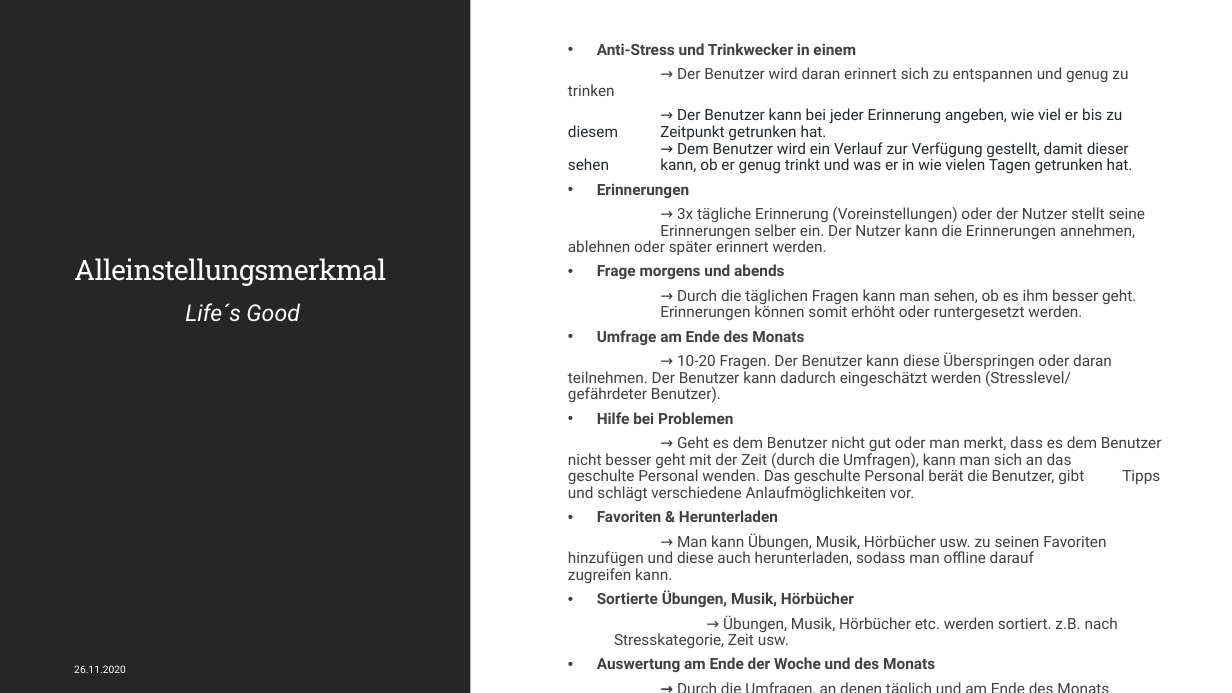
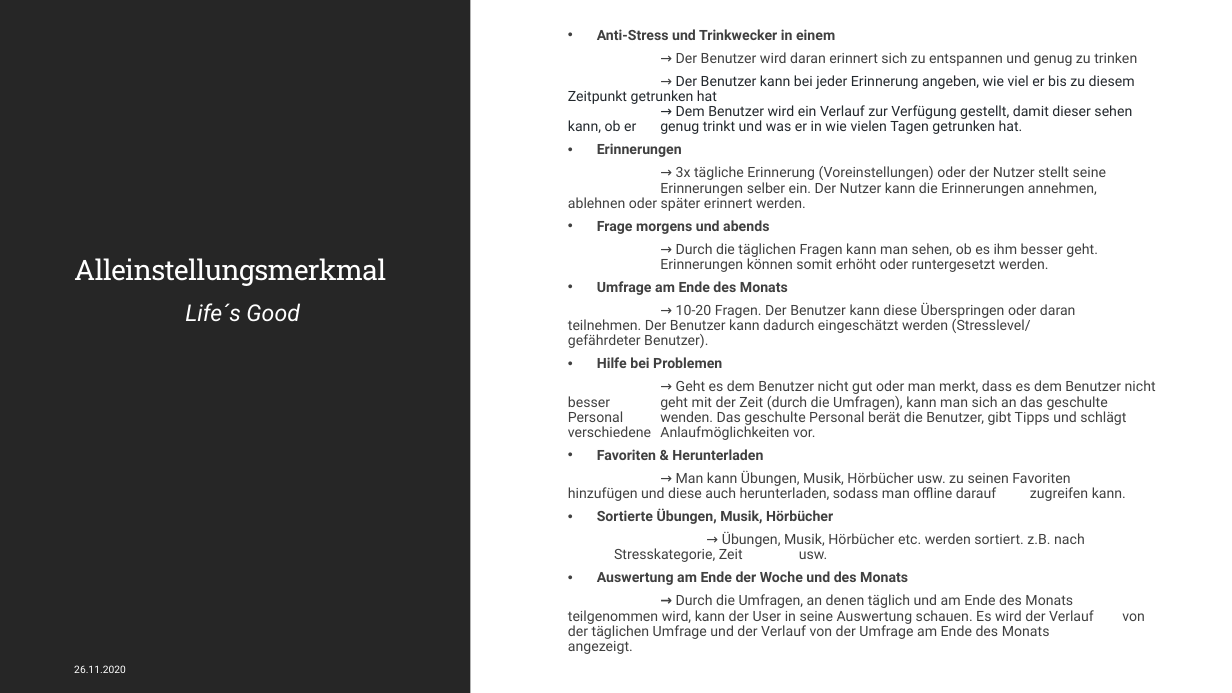
Before and after one commit to Kplacken/EPWS2020SerttasPlackenhohn, a slide deck: slide 13 of Audit 1/WS2020_SerttasPlackenhohn_Audit1.pptx. Drawn at 1232x693 pixels with LibreOffice and Linux fonts; fonts in the diff are those of the drawing. Boxes give left, top, right and bottom in pixels: in the first picture for what was removed or moved away, otherwise in the second. Text is boxed around its words. In the diff, an @@ line names an element or a change of style, - is before the commit and + after.

```diff
--- a/Audit 1/WS2020_SerttasPlackenhohn_Audit1.pptx
+++ b/Audit 1/WS2020_SerttasPlackenhohn_Audit1.pptx
@@ text at (x1=568, y1=29, x2=1156, y2=654): size 12 to 11 pt in "Anti-Stress und Trinkwecker in einem", "→ Der Benutzer wird daran erinnert sich ...", "Erinnerungen", "→ 3x tägliche Erinnerung (Voreinstellungen) oder der ..." and 12 more places @@
@@ text "Anti-Stress und Trinkwecker in einem" moved from (x1=568, y1=43, x2=1162, y2=672) to (x1=568, y1=29, x2=1156, y2=654) @@
@@ text at (x1=568, y1=75, x2=1135, y2=134): text changed; size 12 to 11 pt @@
-→ Der Benutzer kann bei jeder Erinnerung angeben, wie viel er bis zu diesem Zeitpunkt getrunken hat.
-→ Dem Benutzer wird ein Verlauf zur Verfügung gestellt, damit dieser sehen kann, ob er genug trinkt und was er in wie vielen Tagen getrunken hat.
+→ Der Benutzer kann bei jeder Erinnerung angeben, wie viel er bis zu diesem Zeitpunkt getrunken hat
+→ Dem Benutzer wird ein Verlauf zur Verfügung gestellt, damit dieser sehen kann, ob er genug trinkt und was er in wie vielen Tagen getrunken hat.
```
Also in this commit, not shown: 2 other slides changed.
